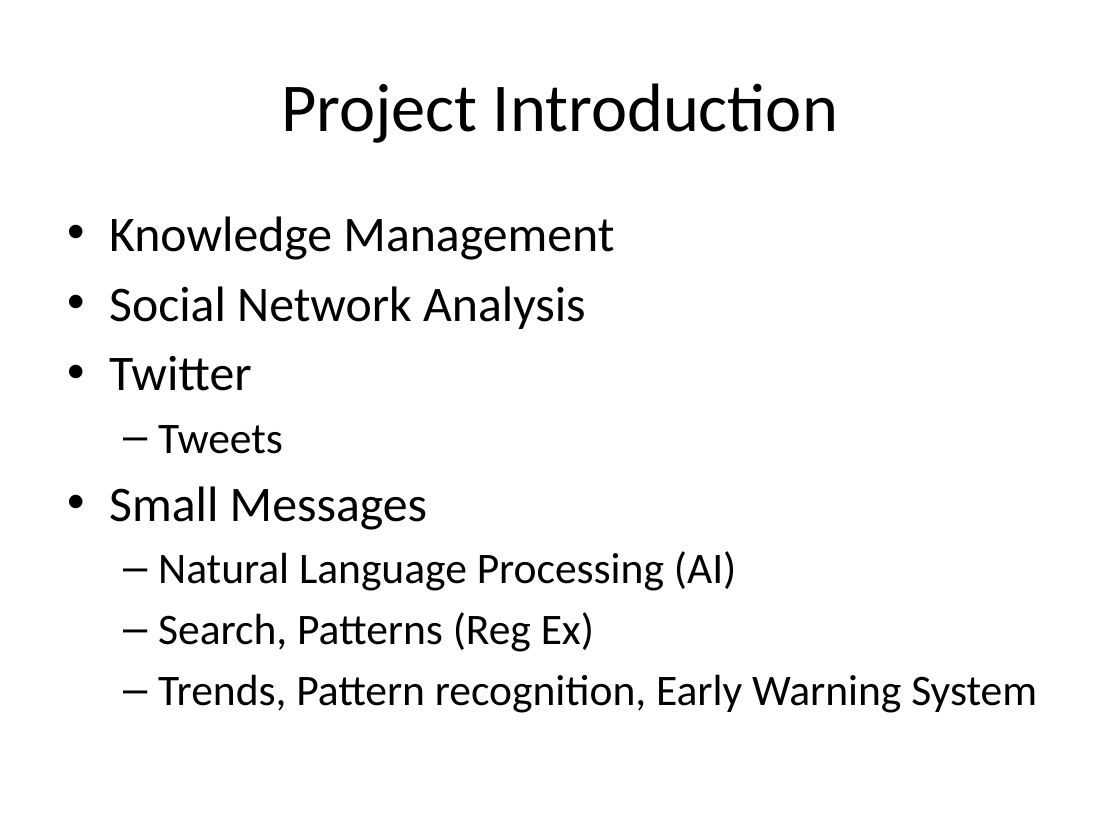
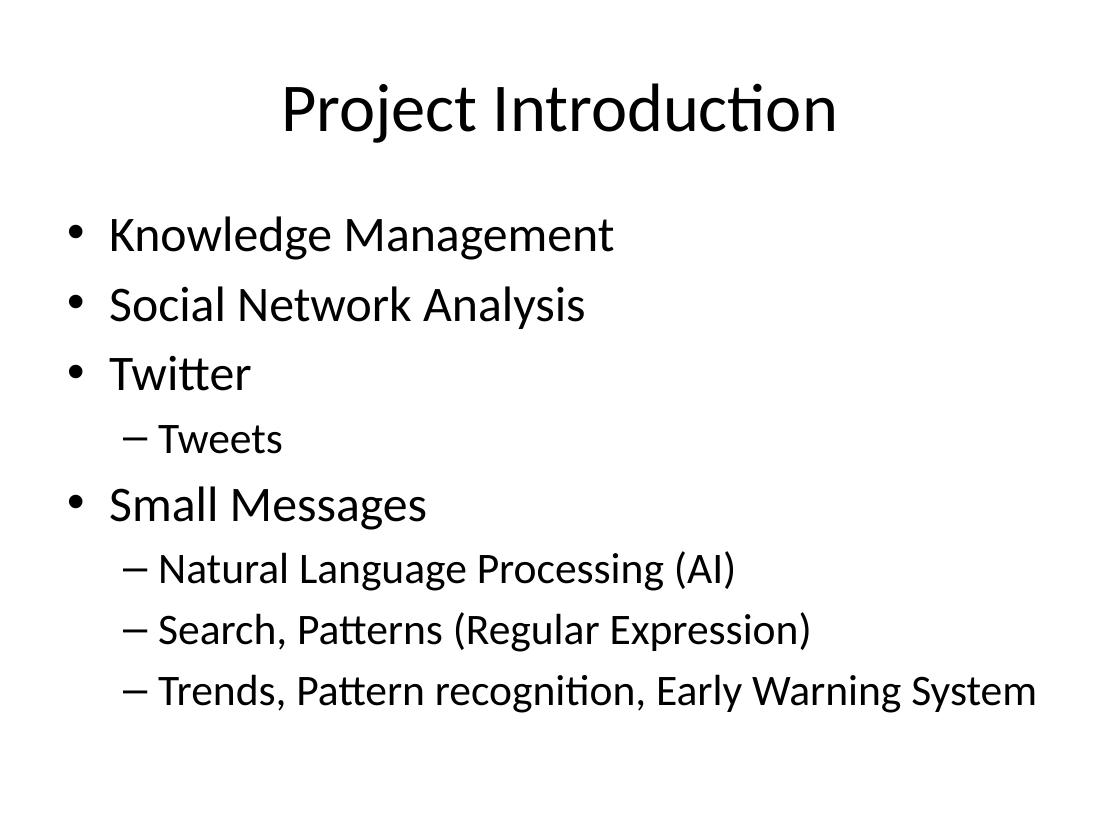
Before and after one commit to isurup/kalle-martin-group, a slide deck: slide 1 of SSE3/MartinPresentation/project.pptx. Drawn at 1120x840 pixels with LibreOffice and Linux fonts; fonts in the diff are those of the drawing. Boxes give left, top, right and bottom in pixels: in the first picture for what was removed or moved away, otherwise in the second. Text is boxed around its words. In the diff, an @@ line names an element or a change of style, - is before the commit and + after.

```diff
--- a/SSE3/MartinPresentation/project.pptx
+++ b/SSE3/MartinPresentation/project.pptx
@@ text at box(158, 612, 812, 652): text changed @@
-  – Search, Patterns (Reg Ex)
+  – Search, Patterns (Regular Expression)
```
Also in this commit, not shown: 1 other slide changed, 1 slide added, 1 slide removed.
